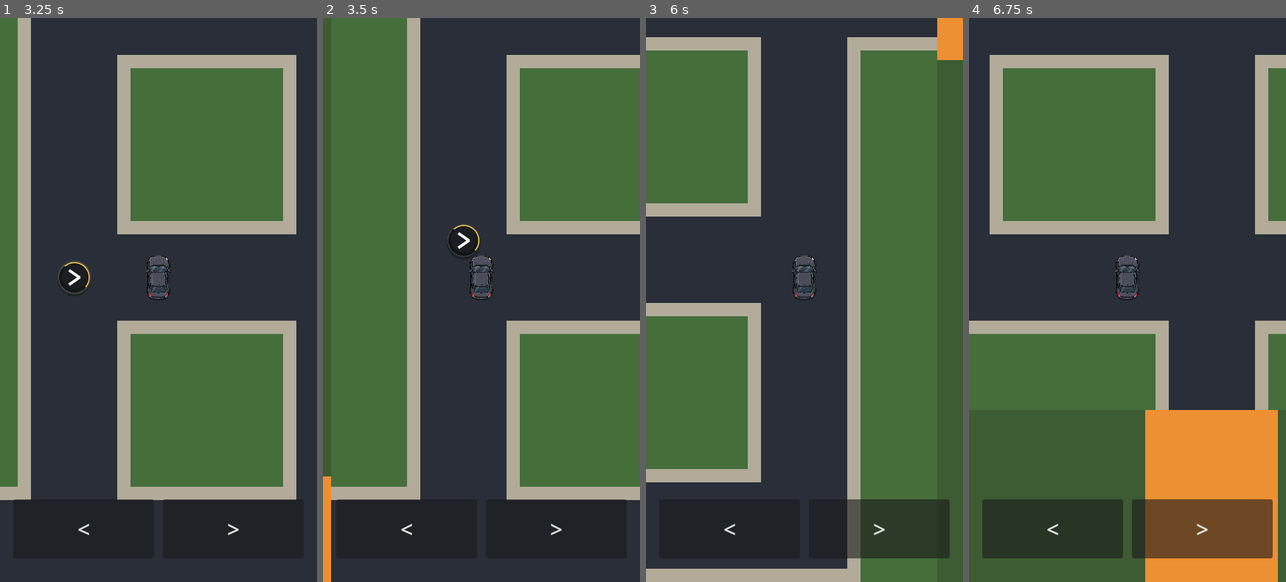
Above: before the commit, frames 1-4 (left to right).
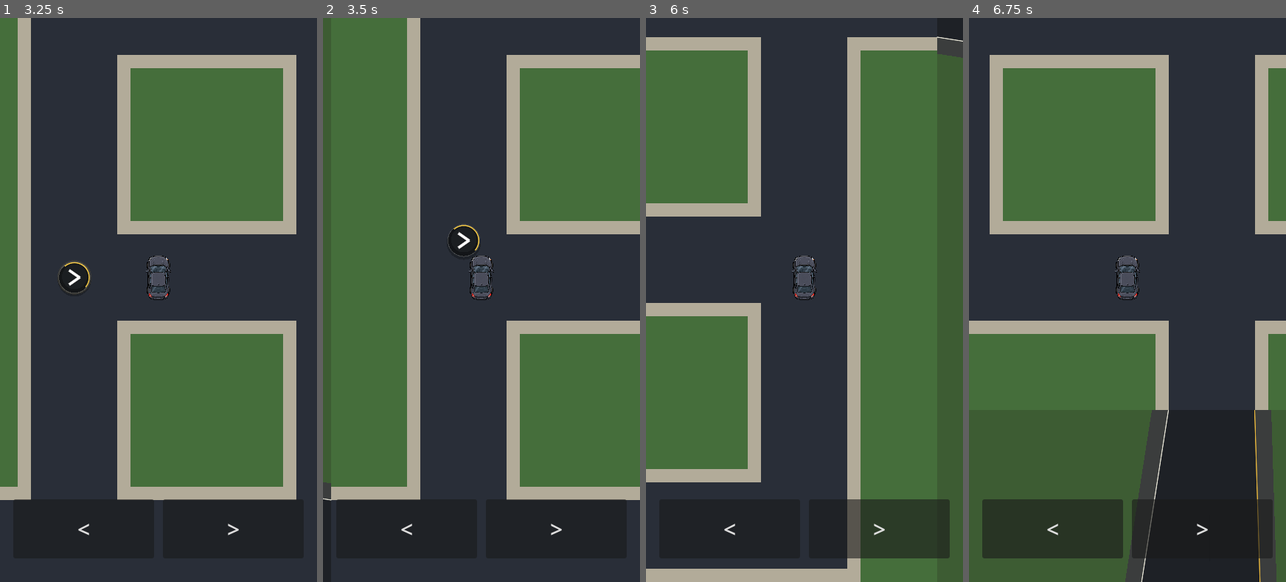
Above: after the commit, the same moments.

Repository: patrickcallahancomedy/comedian
Game: Godot game, scene res://scenes/drive/drive_module.tscn
Same seed, same stepped clock (60 frames per second), same inputs: the game is played once before the commit and once after it.
Inputs (mouse positions are in pixels of both pictures, inside the frame that each line leads up to):
- Up to frame 1 (3.25 s): click "START" at 0.5 s; tap Enter (ui_accept) at 1.25, 1.52 s; move the mouse to (228, 271) at 1.27 s; hold Right 1.28-2 s; tap Space at 1.35, 2.85 s; click (228, 271) at 1.42 s; drag from (95, 328) to (142, 412) at 2.02 s; move the mouse to (190, 175) at 2.77 s; hold Right from 2.78 s (still down)
- Up to frame 2 (3.5 s): keep holding Right
- Up to frame 3 (6 s): release Right at 3.5 s; drag from (788, 412) to (709, 215) at 3.52 s; move the mouse to (899, 384) at 4.27 s; hold Left 4.28-5 s; tap Space at 4.35 s; tap Enter (ui_accept) at 4.52 s; click "<" at 5 s; drag from (709, 215) to (756, 159) at 5.77 s
- Up to frame 4 (6.75 s): move the mouse to (1143, 300) at 6.52 s; hold Left from 6.53 s (still down); tap Space at 6.6 s; click (1143, 300) at 6.67 s

Frame 1 is identical in both runs. In frame 2, 0.5% of the frame differs, in the area x 0-3%, y 81-100%; in frame 3, 0.6%; in frame 4, 13%, in the area x 49-98%, y 69-100%.

Commit message:
Style connectors as on and off ramps

Diff:
--- a/godot/scripts/drive/drive_grid_controller.gd
+++ b/godot/scripts/drive/drive_grid_controller.gd
@@ -27,7 +27,13 @@
 const NEIGHBORHOOD_SIDEWALK_WIDTH := 17.0
 const NEIGHBORHOOD_VISUAL_PADDING_CELLS := 1.5
 const NEIGHBORHOOD_EDGE_COLOR := Color(0.24, 0.36, 0.20)
-const CONNECTOR_COLOR := Color(0.93, 0.56, 0.20)
+const RAMP_ASPHALT_COLOR := Color(0.12, 0.13, 0.15)
+const RAMP_ASPHALT_ALT := Color(0.145, 0.155, 0.175)
+const RAMP_SHOULDER_COLOR := Color(0.23, 0.24, 0.24)
+const RAMP_EDGE_COLOR := Color(0.95, 0.94, 0.88, 0.92)
+const RAMP_GUIDE_COLOR := Color(1.0, 0.78, 0.24, 0.90)
+const RAMP_TEXTURE_COLOR := Color(0.04, 0.045, 0.055, 0.26)
+const RAMP_TERRAIN_PADDING := 72.0
 const HIGHWAY_ASPHALT_COLOR := Color(0.115, 0.125, 0.145)
 const HIGHWAY_ASPHALT_ALT := Color(0.135, 0.145, 0.165)
 const HIGHWAY_TEXTURE_COLOR := Color(0.04, 0.045, 0.055, 0.22)
@@ -436,10 +442,13 @@
 func _draw() -> void:
 	draw_rect(Rect2(Vector2.ZERO, size), Color(0.08, 0.085, 0.08), true)
 
+	# Fill the space around the ramps before drawing the neighborhood/highway
+	# on top, so there is never a black void between map modules.
+	_draw_connector_surroundings()
 	_draw_neighborhood()
 
 	_draw_highway_surroundings()
-	_draw_world_rect(MAP.CONNECTOR_ONE_RECT, CONNECTOR_COLOR)
+	_draw_connector_one()
 	_draw_highway()
 	_draw_city_connector()
 
@@ -600,21 +609,144 @@
 	)
 
 
+func _draw_connector_surroundings() -> void:
+	# Reuse the highway terrain language around both ramps. Drawn first so
+	# neighborhood/highway/city geometry can naturally cover the patch edges.
+	_draw_terrain_patch(MAP.CONNECTOR_ONE_RECT.grow(RAMP_TERRAIN_PADDING), 1)
+	_draw_terrain_patch(_connector_two_rect().grow(RAMP_TERRAIN_PADDING), 2)
+
+
+func _draw_terrain_patch(rect: Rect2, phase: int) -> void:
+	var columns := int(ceil(rect.size.x / HIGHWAY_TERRAIN_CELL))
+	var rows := int(ceil(rect.size.y / HIGHWAY_TERRAIN_CELL))
+
+	for row in range(rows):
+		for column in range(columns):
+			var cell_position := rect.position + Vector2(
+				float(column) * HIGHWAY_TERRAIN_CELL,
+				float(row) * HIGHWAY_TERRAIN_CELL
+			)
+			var cell_size := Vector2(
+				minf(HIGHWAY_TERRAIN_CELL, rect.end.x - cell_position.x),
+				minf(HIGHWAY_TERRAIN_CELL, rect.end.y - cell_position.y)
+			)
+			var color := HIGHWAY_TERRAIN_COLOR
+			if (row + column + phase) % 2 == 1:
+				color = HIGHWAY_TERRAIN_ALT
+			_draw_world_rect(Rect2(cell_position, cell_size), color)
+
+	var x := rect.position.x + HIGHWAY_TERRAIN_CELL
+	while x < rect.end.x:
+		_draw_world_line(
+			Vector2(x, rect.position.y),
+			Vector2(x, rect.end.y),
+			HIGHWAY_TERRAIN_GRID_COLOR,
+			0.8
+		)
+		x += HIGHWAY_TERRAIN_CELL
+
+	var y := rect.position.y + HIGHWAY_TERRAIN_CELL
+	while y < rect.end.y:
+		_draw_world_line(
+			Vector2(rect.position.x, y),
+			Vector2(rect.end.x, y),
+			HIGHWAY_TERRAIN_GRID_COLOR,
+			0.8
+		)
+		y += HIGHWAY_TERRAIN_CELL
+
+
+func _draw_connector_one() -> void:
+	# On-ramp: narrow where it leaves the neighborhood, then opens into the
+	# highway merge area.
+	var shoulder := _connector_one_points(2.5)
+	var asphalt := _connector_one_points(0.0)
+	_draw_world_polygon(shoulder, RAMP_SHOULDER_COLOR)
+	_draw_world_polygon(asphalt, RAMP_ASPHALT_COLOR)
+	_draw_ramp_edges(asphalt, true)
+	_draw_ramp_texture(asphalt, 0)
+
+
 func _draw_city_connector() -> void:
-	# The city off-ramp starts at the existing highway-sized width and
-	# widens linearly until its end matches one full city block.
+	# Off-ramp: starts as a highway lane and fans out toward the city street.
+	var shoulder := _connector_two_points(2.5)
+	var asphalt := _connector_two_points(0.0)
+	_draw_world_polygon(shoulder, RAMP_SHOULDER_COLOR)
+	_draw_world_polygon(asphalt, RAMP_ASPHALT_ALT)
+	_draw_ramp_edges(asphalt, false)
+	_draw_ramp_texture(asphalt, 1)
+
+
+func _connector_one_points(extra_width: float = 0.0) -> PackedVector2Array:
+	var rect := MAP.CONNECTOR_ONE_RECT
+	var start_center_y := MAP.neighborhood_cell_center(MAP.NEIGHBORHOOD_GATE).y
+	var end_center_y := MAP.highway_entry_point().y
+	var start_half_width := NEIGHBORHOOD_ROAD_WIDTH * 0.5 + extra_width
+	var end_half_width := 14.0 + extra_width
+
+	return PackedVector2Array([
+		Vector2(rect.position.x, start_center_y - start_half_width),
+		Vector2(rect.end.x, end_center_y - end_half_width),
+		Vector2(rect.end.x, end_center_y + end_half_width),
+		Vector2(rect.position.x, start_center_y + start_half_width),
+	])
+
+
+func _connector_two_points(extra_width: float = 0.0) -> PackedVector2Array:
 	var rect := _connector_two_rect()
-	var center_y := rect.get_center().y
-	var start_half_width := rect.size.y * 0.5
-	var end_half_width := float(MAP.CITY_CELL) * 0.5
-
-	var points := PackedVector2Array([
-		_world_to_screen(Vector2(rect.position.x, center_y - start_half_width)),
-		_world_to_screen(Vector2(rect.end.x, center_y - end_half_width)),
-		_world_to_screen(Vector2(rect.end.x, center_y + end_half_width)),
-		_world_to_screen(Vector2(rect.position.x, center_y + start_half_width)),
+	var start_center_y := _highway_cell_center(
+		MAP.HIGHWAY_COLUMNS - 1,
+		MAP.HIGHWAY_EXIT_LANE
+	).y
+	var end_center_y := _city_entry_point().y
+	var start_half_width := MAP.HIGHWAY_LANE_WIDTH * 0.5 + extra_width
+	var end_half_width := 22.0 + extra_width
+
+	return PackedVector2Array([
+		Vector2(rect.position.x, start_center_y - start_half_width),
+		Vector2(rect.end.x, end_center_y - end_half_width),
+		Vector2(rect.end.x, end_center_y + end_half_width),
+		Vector2(rect.position.x, start_center_y + start_half_width),
 	])
-	draw_colored_polygon(points, CONNECTOR_COLOR)
+
+
+func _draw_ramp_edges(points: PackedVector2Array, on_ramp: bool) -> void:
+	if points.size() != 4:
+		return
+
+	# One warm guide edge and one neutral edge make the ramps read as dedicated
+	# merge/diverge lanes rather than another generic road rectangle.
+	var upper_color := RAMP_GUIDE_COLOR if on_ramp else RAMP_EDGE_COLOR
+	var lower_color := RAMP_EDGE_COLOR if on_ramp else RAMP_GUIDE_COLOR
+
+	_draw_world_line(points[0], points[1], upper_color, 1.15)
+	_draw_world_line(points[3], points[2], lower_color, 1.15)
+
+	# Short dashed merge/diverge cue near the highway mouth.
+	var cue_start := points[0].lerp(points[1], 0.62)
+	var cue_end := points[0].lerp(points[1], 0.88)
+	if not on_ramp:
+		cue_start = points[3].lerp(points[2], 0.12)
+		cue_end = points[3].lerp(points[2], 0.38)
+	_draw_world_line(cue_start, cue_end, RAMP_EDGE_COLOR, 0.85)
+
+
+func _draw_ramp_texture(points: PackedVector2Array, phase: int) -> void:
+	if points.size() != 4:
+		return
+
+	for index in range(4):
+		var t := 0.24 + float(index) * 0.18
+		var top := points[0].lerp(points[1], t)
+		var bottom := points[3].lerp(points[2], t)
+		var center := top.lerp(bottom, 0.5)
+		var offset := float(((index + phase) % 3) - 1) * 0.9
+		_draw_world_line(
+			center + Vector2(-3.5, offset),
+			center + Vector2(3.5, offset),
+			RAMP_TEXTURE_COLOR,
+			0.55
+		)
 
 
 func _draw_highway_surroundings() -> void:
@@ -825,6 +957,13 @@
 	_draw_world_rect_outline(rect, Color(0.50, 0.50, 0.47, 0.25), 1.0)
 
 
+func _draw_world_polygon(world_points: PackedVector2Array, color: Color) -> void:
+	var screen_points := PackedVector2Array()
+	for point in world_points:
+		screen_points.append(_world_to_screen(point))
+	draw_colored_polygon(screen_points, color)
+
+
 func _draw_world_rect(rect: Rect2, color: Color) -> void:
 	var points := PackedVector2Array([
 		_world_to_screen(rect.position),
--- a/godot/tests/drive_grid_test.gd
+++ b/godot/tests/drive_grid_test.gd
@@ -111,6 +111,27 @@
 		drive.NEIGHBORHOOD_ROAD_WIDTH > 0.0,
 		"Basic neighborhood road styling is missing"
 	)
+
+	var on_ramp_points: PackedVector2Array = drive._connector_one_points()
+	_check(on_ramp_points.size() == 4, "On-ramp is not a four-point wedge")
+	if on_ramp_points.size() == 4:
+		var on_ramp_start_width := on_ramp_points[3].y - on_ramp_points[0].y
+		var on_ramp_end_width := on_ramp_points[2].y - on_ramp_points[1].y
+		_check(
+			on_ramp_end_width > on_ramp_start_width,
+			"On-ramp does not widen toward the highway"
+		)
+
+	var off_ramp_points: PackedVector2Array = drive._connector_two_points()
+	_check(off_ramp_points.size() == 4, "Off-ramp is not a four-point wedge")
+	if off_ramp_points.size() == 4:
+		var off_ramp_start_width := off_ramp_points[3].y - off_ramp_points[0].y
+		var off_ramp_end_width := off_ramp_points[2].y - off_ramp_points[1].y
+		_check(
+			off_ramp_end_width > off_ramp_start_width,
+			"Off-ramp does not widen toward the city"
+		)
+
 	_check(navigation != null, "Navigation display missing")
 	if navigation != null:
 		_check(navigation.text == "", "Legacy text navigation should be blank")
